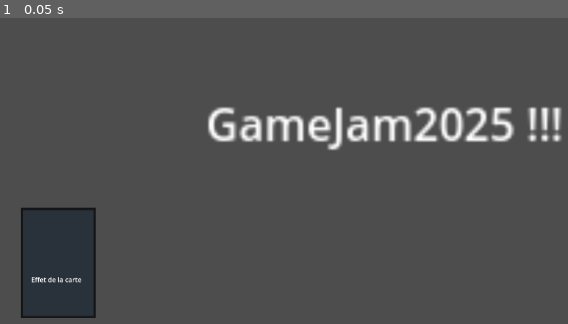
Above: before the commit, frame 1.
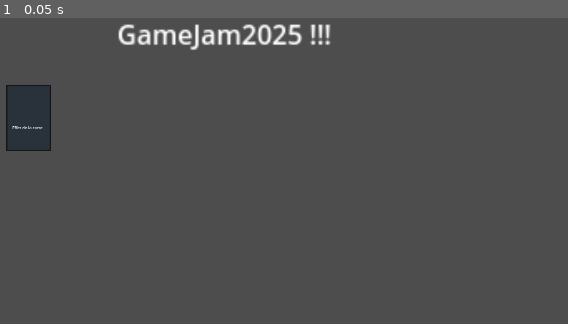
Above: after the commit, the same moment.

Repository: Pyropingouin/GameJam2025
Game: Godot game, scene res://Scenes/main.tscn
The game is run twice, just before and just after one commit, with the same random seed, the same clock (stepped at 60 frames per second) and the same inputs.
Inputs:
- Up to frame 1 (0.05 s): no input

The runs differ from the first frame. In frame 1, 12% of the frame differs, in the area x 1-99%, y 1-99%.

Commit message:
Setting pour mouvement fluide de la carte

Diff:
--- a/gamejam2025/project.godot
+++ b/gamejam2025/project.godot
@@ -14,3 +14,9 @@
 run/main_scene="res://Scenes/main.tscn"
 config/features=PackedStringArray("4.3", "Forward Plus")
 config/icon="res://Assets/icon.svg"
+
+[display]
+
+window/size/viewport_width=1920
+window/size/viewport_height=1080
+window/vsync/vsync_mode=0
